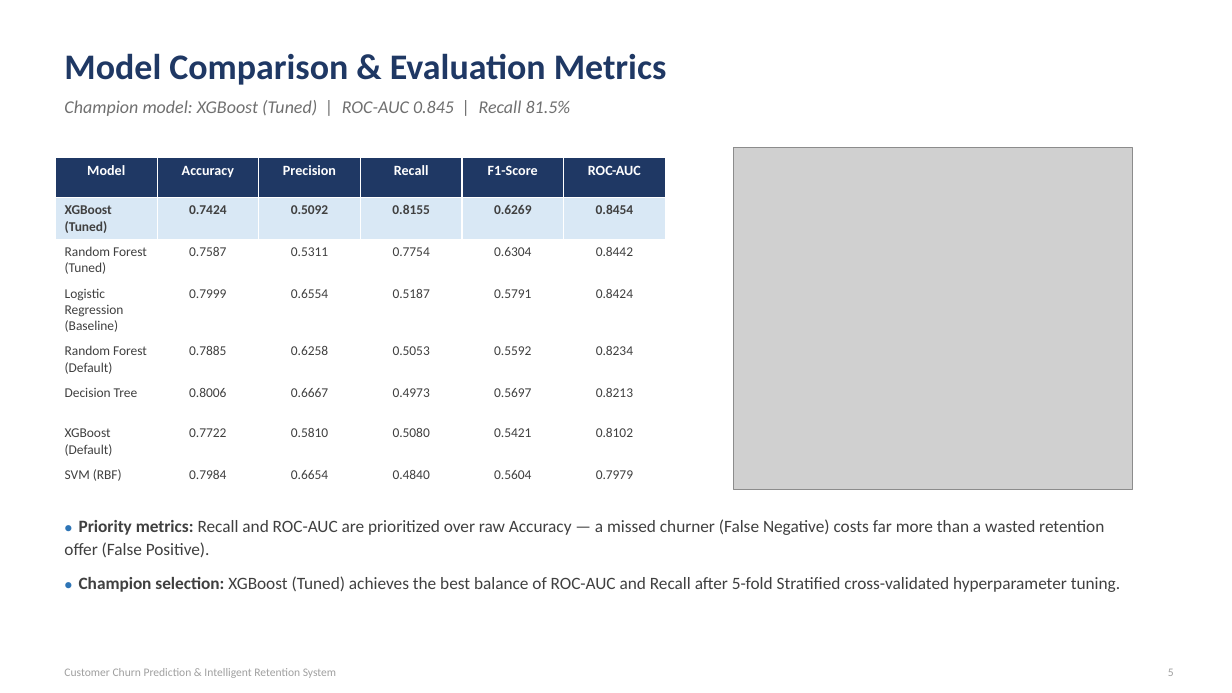
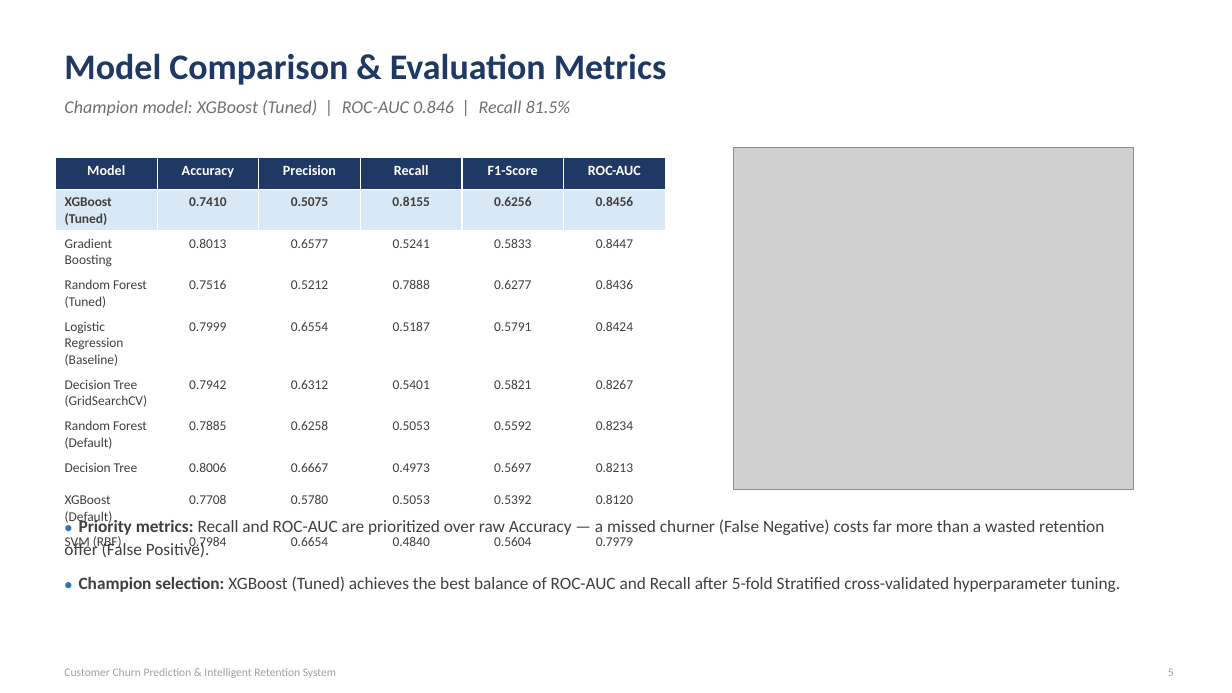
Before and after one commit to arhennia/SkillFlow_Major_Project, a slide deck: slide 5 of presentation/Churn_Prediction_Presentation.pptx. Drawn at 1232x693 pixels with LibreOffice and Linux fonts; fonts in the diff are those of the drawing; grey boxes stand for pictures. Boxes give left, top, right and bottom in pixels: in the first picture for what was removed or moved away, otherwise in the second. Text is boxed around its words. In the diff, an @@ line names an element or a change of style, - is before the commit and + after.

```diff
--- a/presentation/Churn_Prediction_Presentation.pptx
+++ b/presentation/Churn_Prediction_Presentation.pptx
@@ text at box(64, 100, 571, 116): text changed @@
-Champion model: XGBoost (Tuned) | ROC-AUC 0.845 | Recall 81.5%
+Champion model: XGBoost (Tuned) | ROC-AUC 0.846 | Recall 81.5%
@@ table at box(55, 157, 665, 554) @@
-row 2: XGBoost (Tuned) | 0.7424 | 0.5092 | 0.8155 | 0.6269 | 0.8454
-row 3: Random Forest (Tuned) | 0.7587 | 0.5311 | 0.7754 | 0.6304 | 0.8442
+row 2: XGBoost (Tuned) | 0.7410 | 0.5075 | 0.8155 | 0.6256 | 0.8456
+row 3: Gradient Boosting | 0.8013 | 0.6577 | 0.5241 | 0.5833 | 0.8447
+row 4: Random Forest (Tuned) | 0.7516 | 0.5212 | 0.7888 | 0.6277 | 0.8436
+row 6: Decision Tree (GridSearchCV) | 0.7942 | 0.6312 | 0.5401 | 0.5821 | 0.8267
-row 7: XGBoost (Default) | 0.7722 | 0.5810 | 0.5080 | 0.5421 | 0.8102
+row 9: XGBoost (Default) | 0.7708 | 0.5780 | 0.5053 | 0.5392 | 0.8120
```
Also in this commit, not shown: 1 other slide changed.
